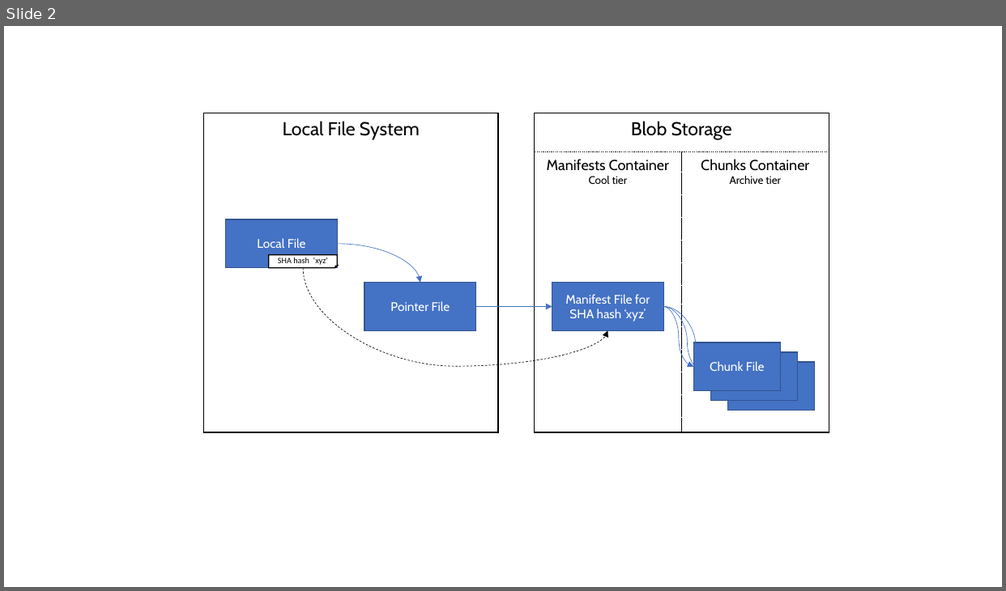
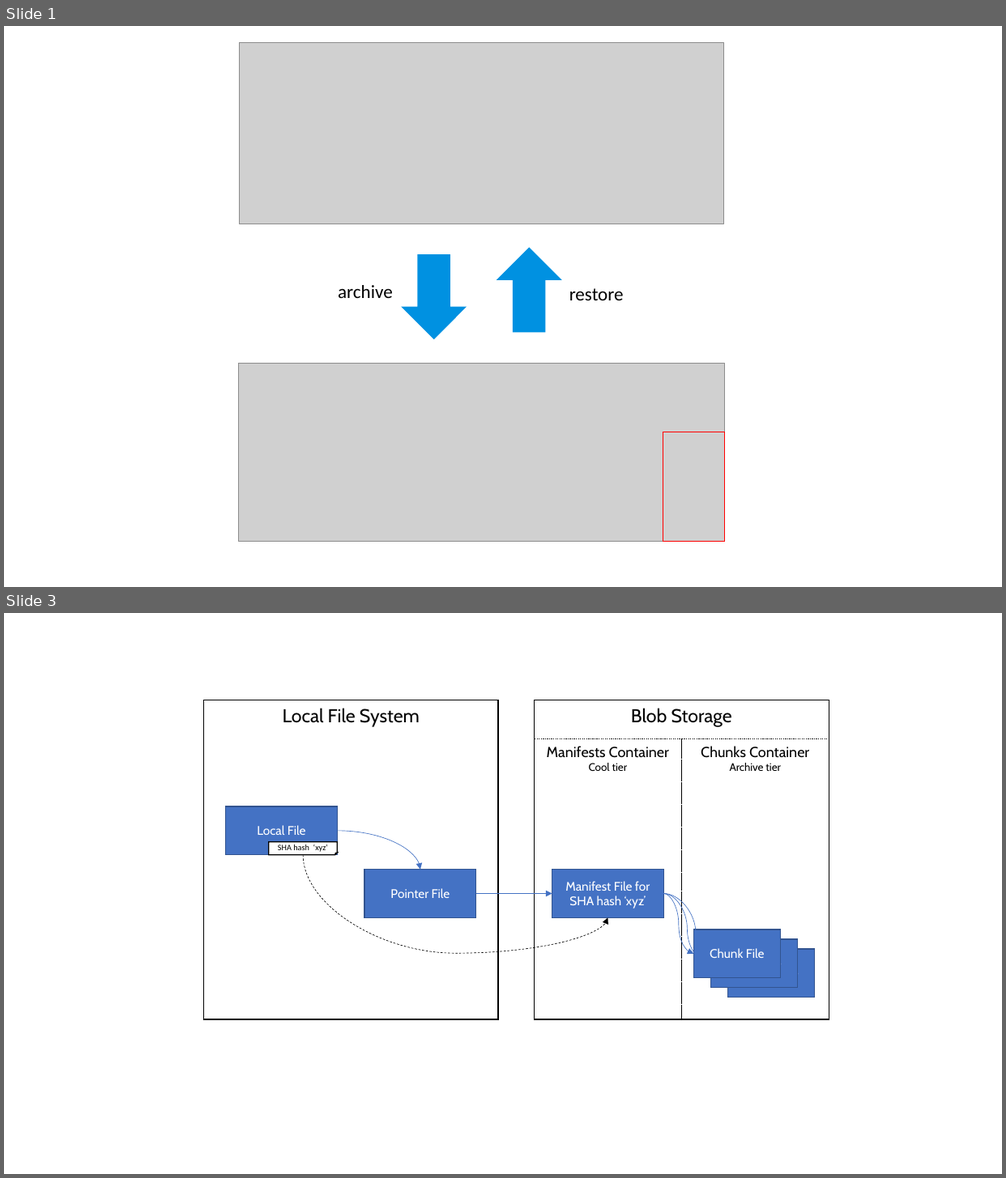
Before and after one commit to woutervanranst/Arius, a slide deck: docs/collateral.pptx. Shown one above the other, each under a label of ours: slide 2 before the commit, slides 1 and 3 after it; the slides between them are not shown. The pictures are 1006x591 and 1006x1178 pixels, drawn with LibreOffice and Linux fonts; fonts in the diff are those of the drawing; grey boxes stand for pictures. Boxes give left, top, right and bottom in pixels: in the first picture for what was removed or moved away, otherwise in the second. Text is boxed around its words. In the diff, an @@ line names an element or a change of style, - is before the commit and + after.

```diff
--- a/docs/collateral.pptx
+++ b/docs/collateral.pptx
@@ slide 1 added at (4,26,1002,587), background #FFFFFF @@
@@ picture added at (239,42,723,224) @@
@@ right arrow added at (401,254,467,339), fill #0091E1 @@
@@ right arrow added at (496,248,562,333), fill #0091E1 @@
@@ text added at (338,285,393,298), 18 pt, text #000000 @@
+archive
@@ text added at (569,288,624,301), 18 pt, text #000000 @@
+restore
@@ picture added at (238,363,724,542) @@
@@ rectangle added at (663,433,725,542), outline #FF0000 1 pt @@
@@ what was slide 2 is now slide 3 @@
```
Also in this commit, not shown: 1 other slide added, 1 slide removed, 2 other files.
